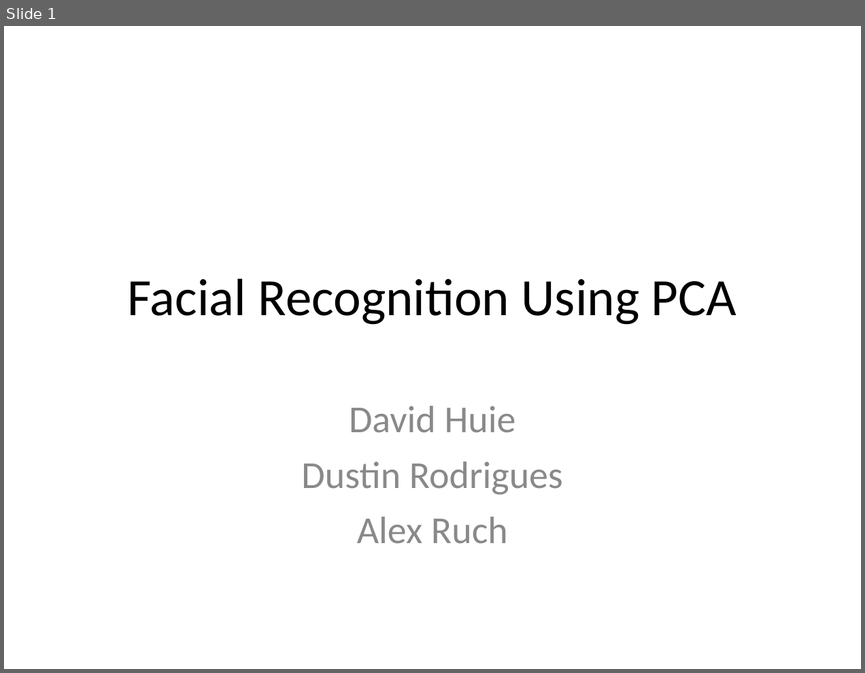
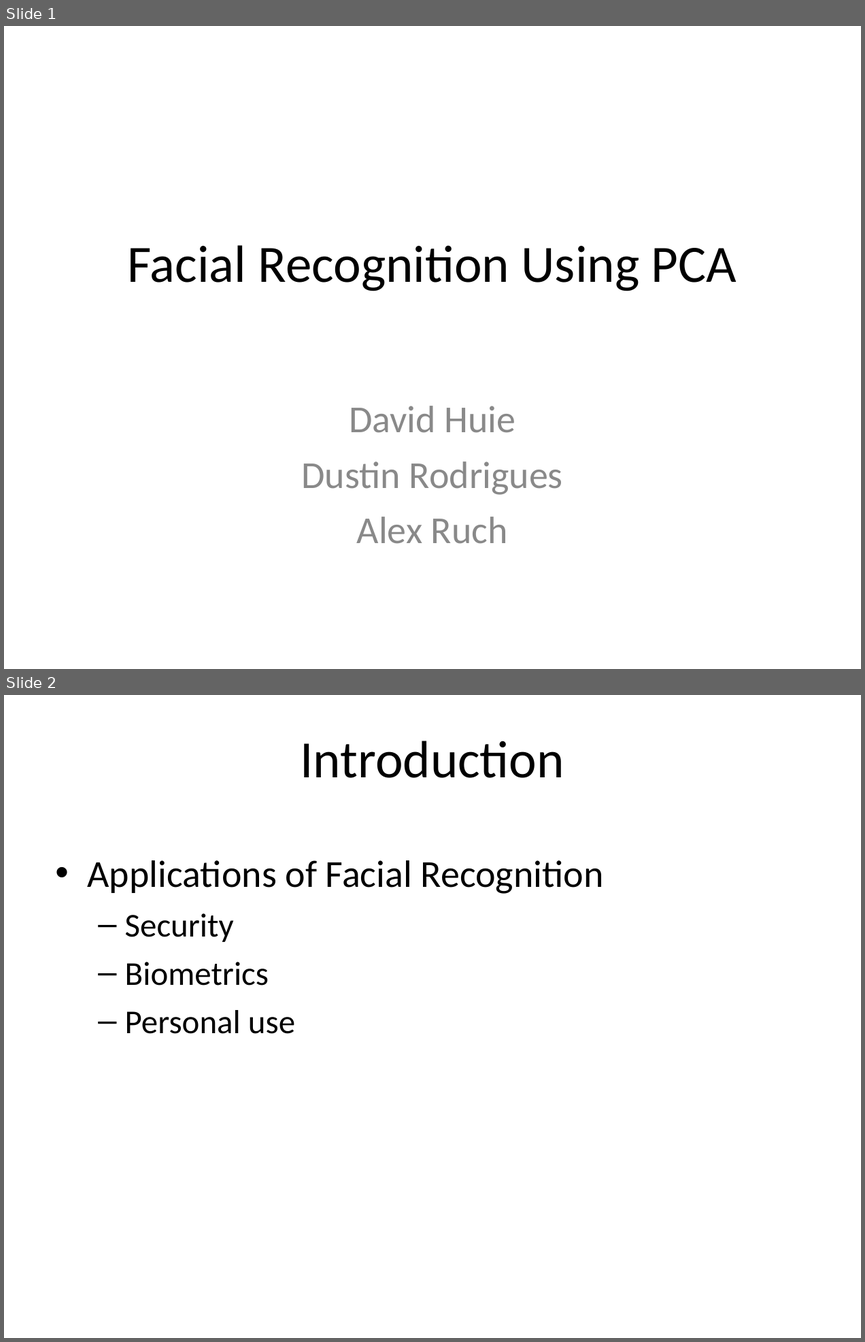
Before and after one commit to DavidHuie/cs151-eigenfaces, a slide deck: presentation/HRR_presentation.ppt. Shown one above the other, each under a label of ours: slide 1 before the commit, slides 1 and 2 after it. The pictures are 865x673 and 865x1342 pixels, drawn with LibreOffice and Linux fonts; fonts in the diff are those of the drawing. Boxes give left, top, right and bottom in pixels: in the first picture for what was removed or moved away, otherwise in the second. Text is boxed around its words. In the diff, an @@ line names an element or a change of style, - is before the commit and + after.

```diff
--- a/presentation/HRR_presentation.ppt
+++ b/presentation/HRR_presentation.ppt
@@ slide 2 added at [4, 695, 861, 1338], background #FFFFFF @@
@@ title added at [300, 741, 564, 778], 44 pt, text #000000 @@
+Introduction
@@ text added at [88, 860, 604, 1034], 32 pt, text #000000 @@
+• Applications of Facial Recognition
+  – Security
+  – Biometrics
+  – Personal use
@@ slide 1 changed as well @@
@@ title "Facial Recognition Using PCA" at [128, 245, 736, 291]: vertical alignment middle to top @@
```
Also in this commit, not shown: 6 other slides added, 1 slide removed.
